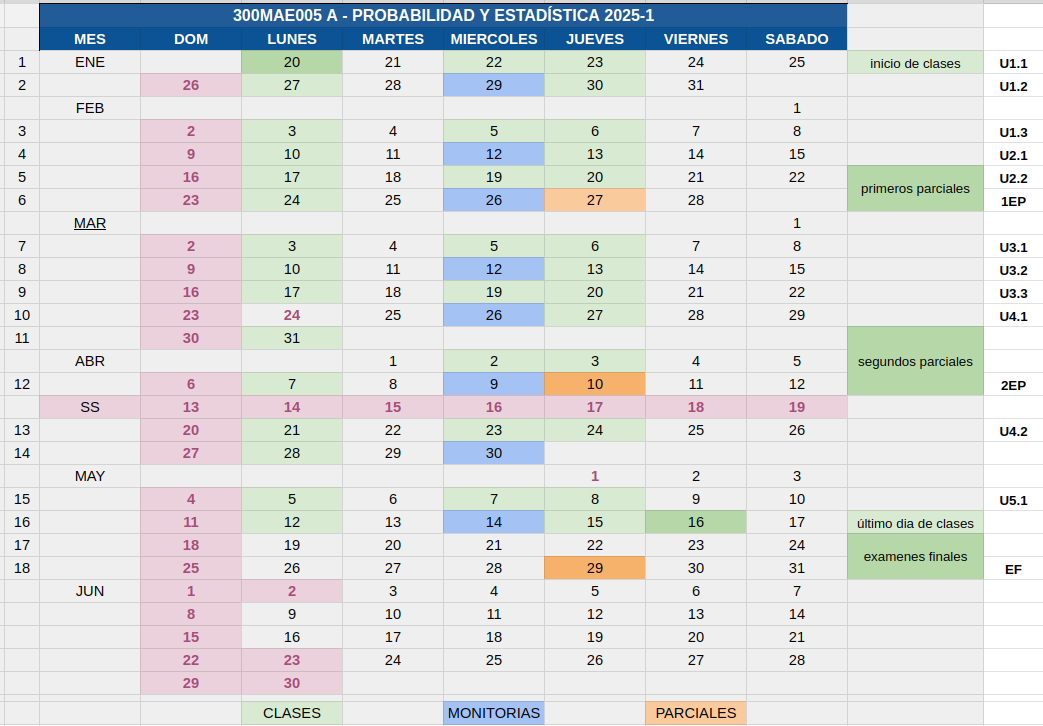
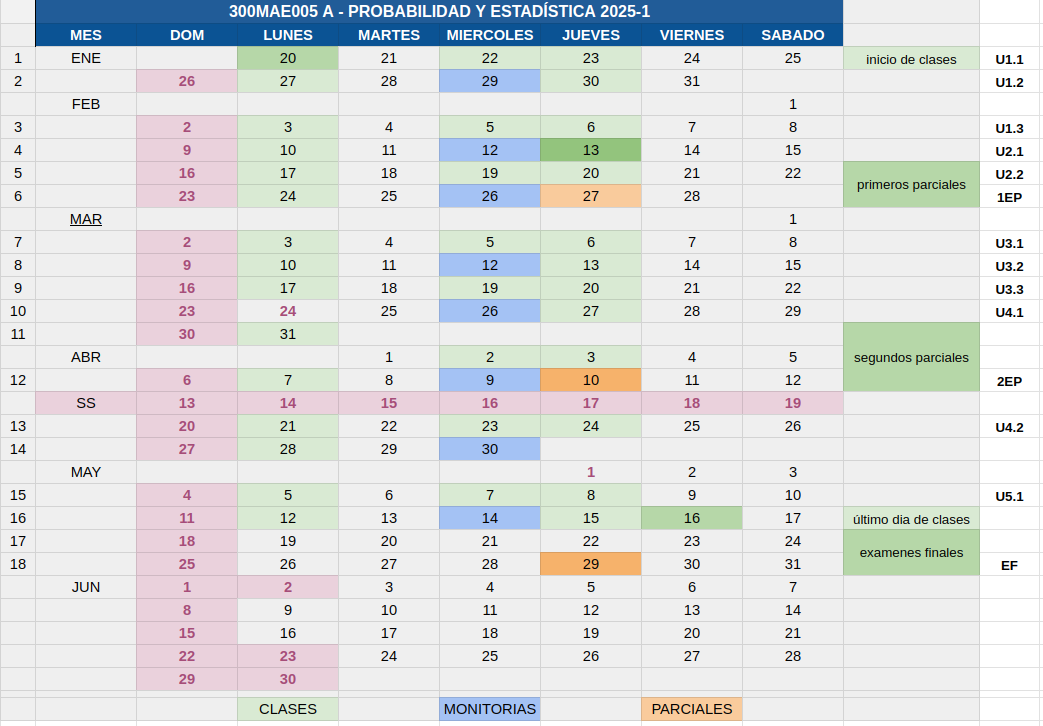
The second 1043 × 726 image is a revision of the first. Changes to its layers:
painted on "Capa pegada #1" over 0, 0, 1043, 726
painted on "Capa pegada" over 140, 165, 247, 194
